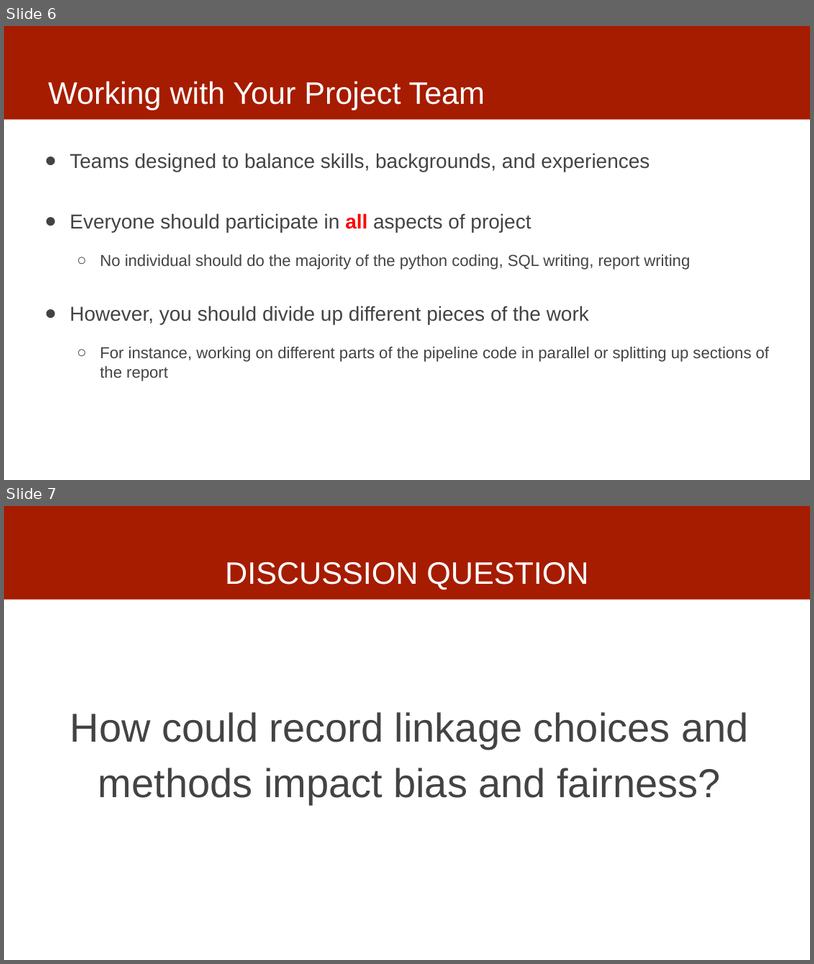
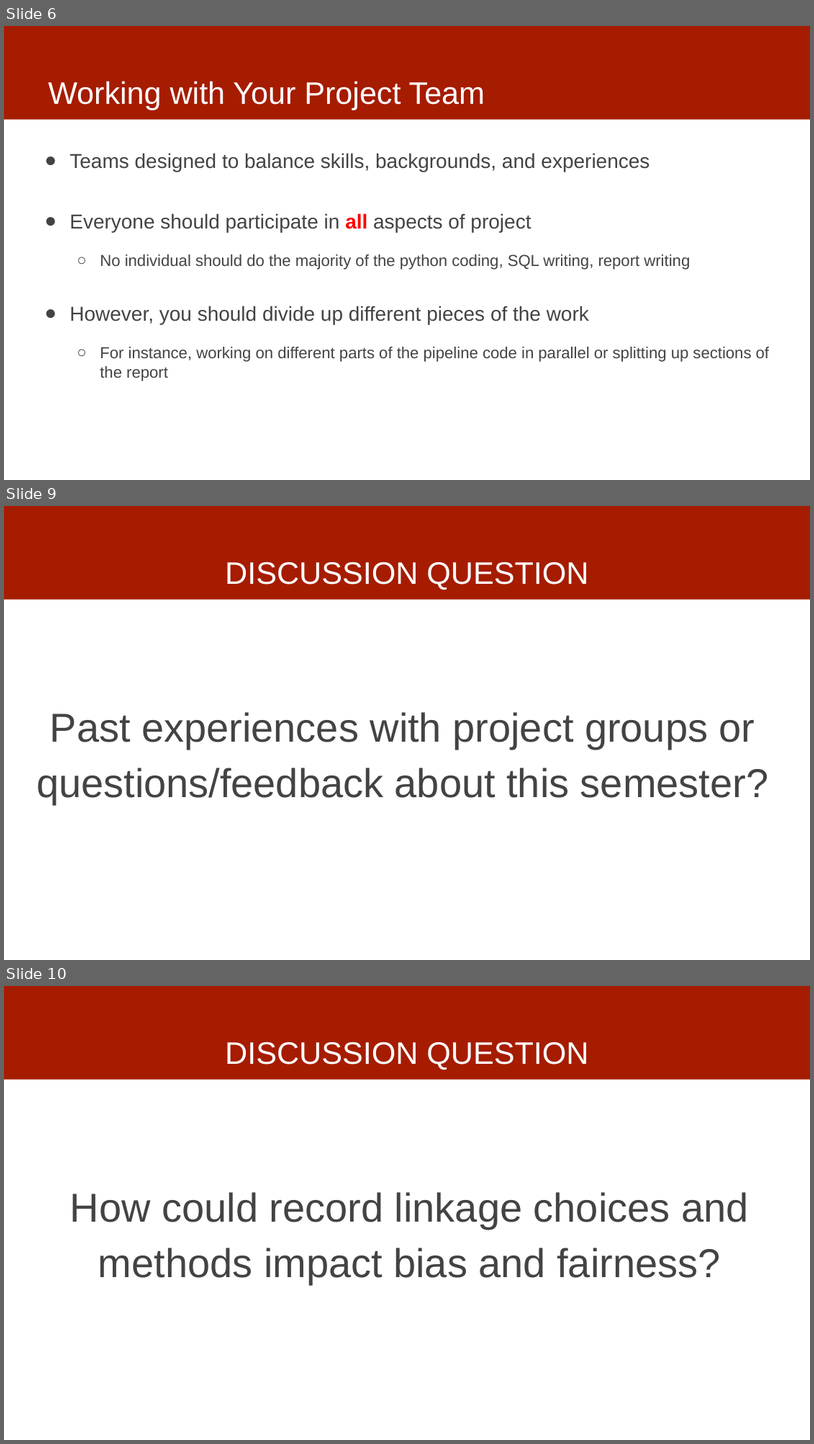
Before and after one commit to dssg/mlforpublicpolicylab, a slide deck: 02 - Case Studies and Acquiring Data/data -- discussion.pptx. Shown one above the other, each under a label of ours: slides 6 and 7 before the commit, slides 6, 9 and 10 after it; the slides between them are not shown. The pictures are 814x964 and 814x1444 pixels, drawn with LibreOffice and Linux fonts; fonts in the diff are those of the drawing. Boxes give left, top, right and bottom in pixels: in the first picture for what was removed or moved away, otherwise in the second. Text is boxed around its words. In the diff, an @@ line names an element or a change of style, - is before the commit and + after.

```diff
--- a/02 - Case Studies and Acquiring Data/data -- discussion.pptx
+++ b/02 - Case Studies and Acquiring Data/data -- discussion.pptx
@@ slide 9 added at (x1=4, y1=506, x2=810, y2=960), background #FFFFFF; not listed: 1 template element that a slide beside it also shows @@
@@ title added at (x1=225, y1=562, x2=589, y2=590), 37 pt, text #FFFFFF @@
+DISCUSSION QUESTION
@@ text added at (x1=36, y1=712, x2=769, y2=804), 48 pt, text #434343 @@
+Past experiences with project groups or questions/feedback about this semester?
@@ what was slide 7 is now slide 10 @@
```
Also in this commit, not shown: 2 other slides added.
